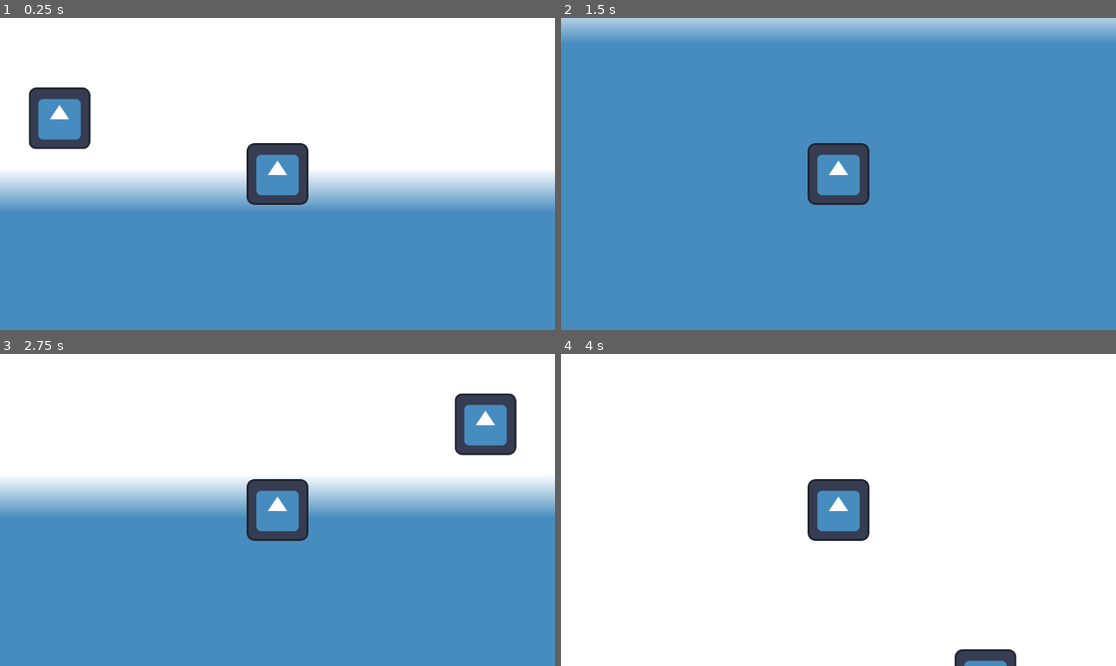
Above: before the commit, frames 1-4 (two rows, left to right).
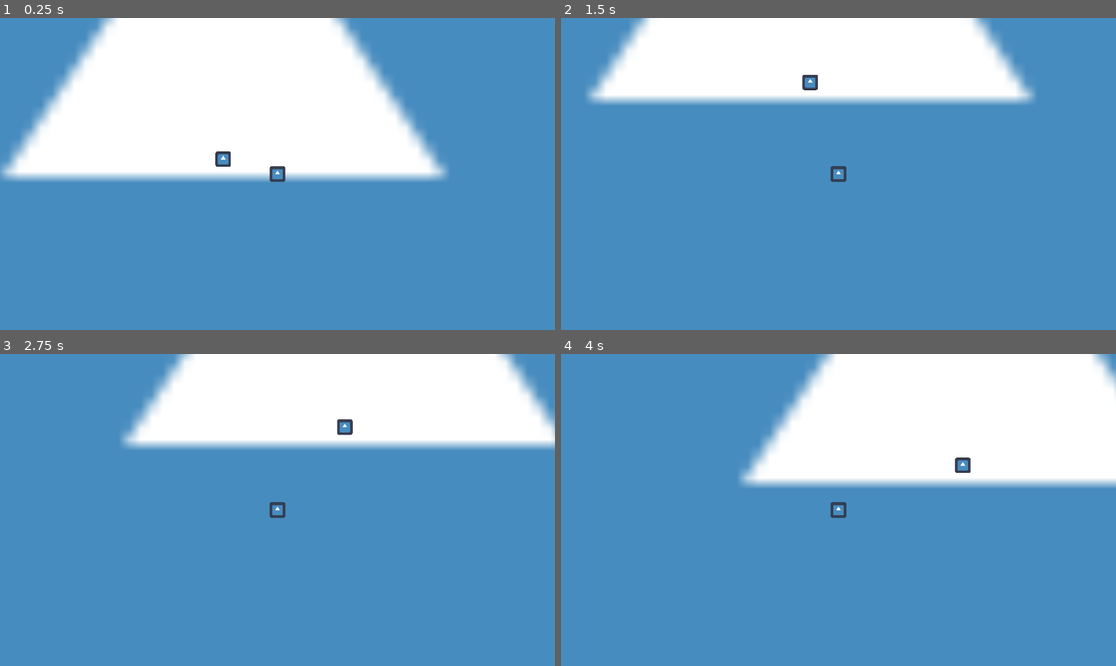
Above: after the commit, the same moments.

Repository: Aroweeri/gmtk2025
Game: Godot game, scene res://scenes/Main.tscn
Two runs of this game, one before a commit and one after it. Both use one fixed random seed, a clock stepped at 60 frames per second and the inputs below. The engine's default icon, where the game draws it, is replaced by a stand-in: a white triangle on a blue panel in a dark square.
Inputs:
- Up to frame 1 (0.25 s): no input
- Up to frame 2 (1.5 s): hold Up (ui_up) 0.53-1.28 s; hold Down (ui_down) from 1.28 s (still down)
- Up to frame 3 (2.75 s): release Down (ui_down) at 2.03 s; hold Up (ui_up) from 2.03 s (still down)
- Up to frame 4 (4 s): release Up (ui_up) at 3.53 s; hold Down (ui_down) from 3.53 s (still down)

The runs differ from the first frame. In frame 1, 34% of the frame differs, in the area x 0-100%, y 0-61%; in frame 2, 23%; in frame 3, 34%; in frame 4, 76%, in the area x 0-100%, y 0-100%.

Commit message:
Speed changes based on distance to center.

Diff:
--- a/scenes/Main.tscn
+++ b/scenes/Main.tscn
@@ -22,6 +22,7 @@
 texture = ExtResource("1_rvslj")
 
 [node name="Camera2D" type="Camera2D" parent="MainRotationPoint/Rotator/Player"]
+zoom = Vector2(0.25, 0.25)
 
 [node name="TextureRect" type="TextureRect" parent="."]
 z_index = -1
--- a/scripts/player.gd
+++ b/scripts/player.gd
@@ -2,3 +2,9 @@
 
 func _process(delta: float) -> void:
 	$Sprite.global_rotation = 0
+
+func _physics_process(delta: float) -> void:
+	if(Input.is_action_pressed("ui_up")):
+		translate(Vector2(10,0));
+	elif(Input.is_action_pressed("ui_down")):
+		translate(Vector2(-10,0));
--- a/scripts/rotator.gd
+++ b/scripts/rotator.gd
@@ -1,9 +1,12 @@
 extends Node2D
 
-var ROTATION_SPEED=1
+var ROTATION_SPEED=500
 
 func _process(_delta):
 	pass;
 
 func _physics_process(delta: float) -> void:
-	rotate(ROTATION_SPEED * delta)
+	var distance_to_player = self.global_position.distance_to($Player.global_position)
+	var rotate_amount = ROTATION_SPEED * (1/distance_to_player) * delta
+	print("Distance: %0.2f Degrees/Sec: %0.2f" % [distance_to_player, rad_to_deg(rotate_amount)/delta])
+	rotate(rotate_amount)
